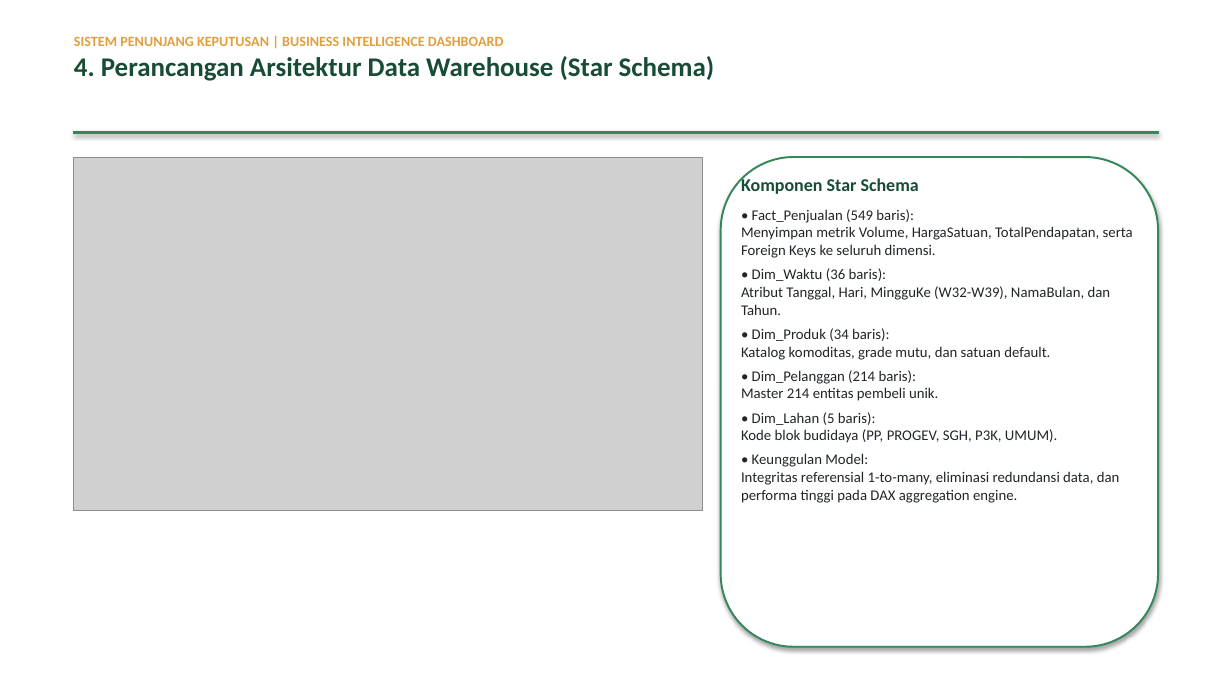
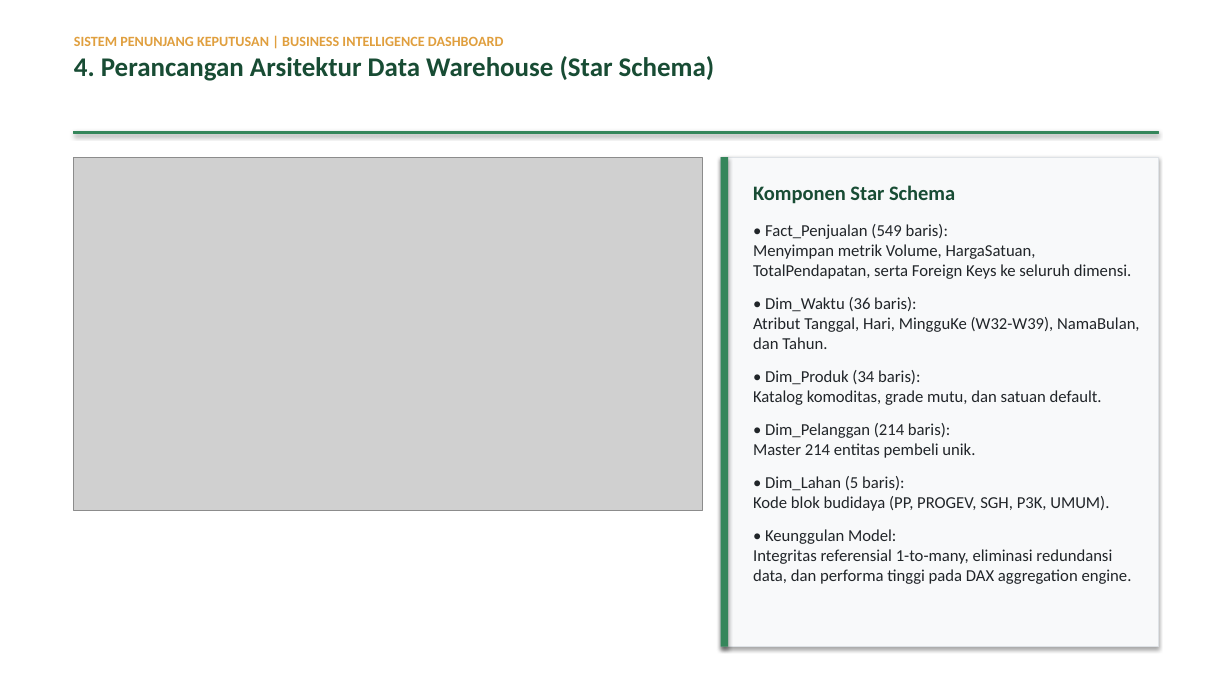
Before and after one commit to adsurkasur/tugas-spk, a slide deck: slide 5 of Presentasi_DSS_BBPP_Ketindan.pptx. Drawn at 1232x693 pixels with LibreOffice and Linux fonts; fonts in the diff are those of the drawing; grey boxes stand for pictures. Boxes give left, top, right and bottom in pixels: in the first picture for what was removed or moved away, otherwise in the second. Text is boxed around its words. In the diff, an @@ line names an element or a change of style, - is before the commit and + after.

```diff
--- a/Presentasi_DSS_BBPP_Ketindan.pptx
+++ b/Presentasi_DSS_BBPP_Ketindan.pptx
@@ rectangle at [721, 157, 1158, 647]: rounded rectangle to rectangle; fill #FFFFFF to #F8F9FA; outline #35865B 1.5 pt to #DEE2E6 0.75 pt @@
@@ rectangle added at [721, 157, 728, 647], fill #35865B @@
@@ text "Komponen Star Schema": place and size @@
-text "Komponen Star Schema" at [741, 177, 1133, 503]
+text "Komponen Star Schema" at [753, 185, 1140, 584]
@@ text "Komponen Star Schema" at [753, 185, 1140, 584]: size 14 to 16 pt in "Komponen Star Schema"; size 11.5 to 13 pt; more space between paragraphs @@
```
Also in this commit, not shown: 8 other slides changed, 13 other files.
